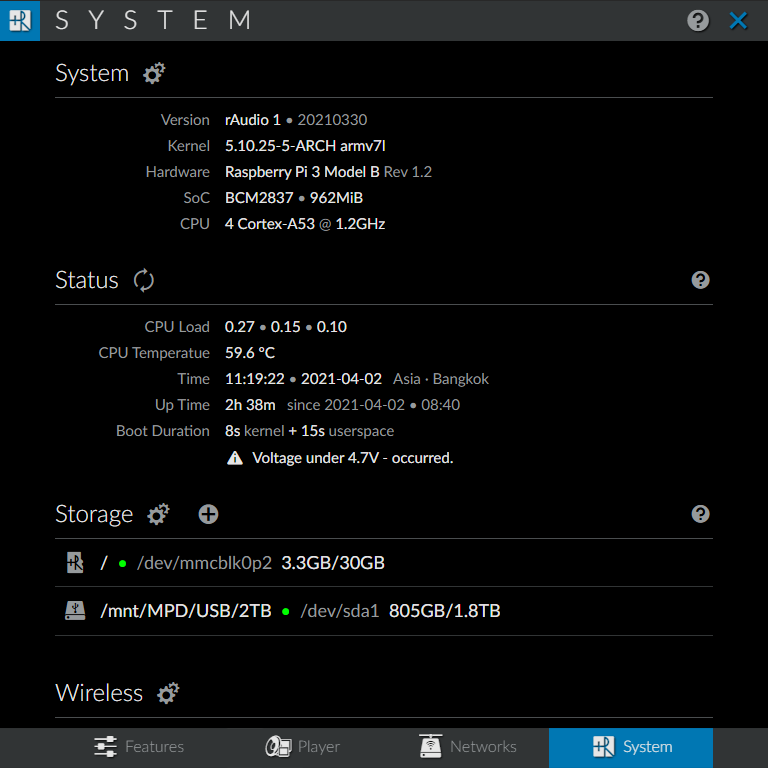
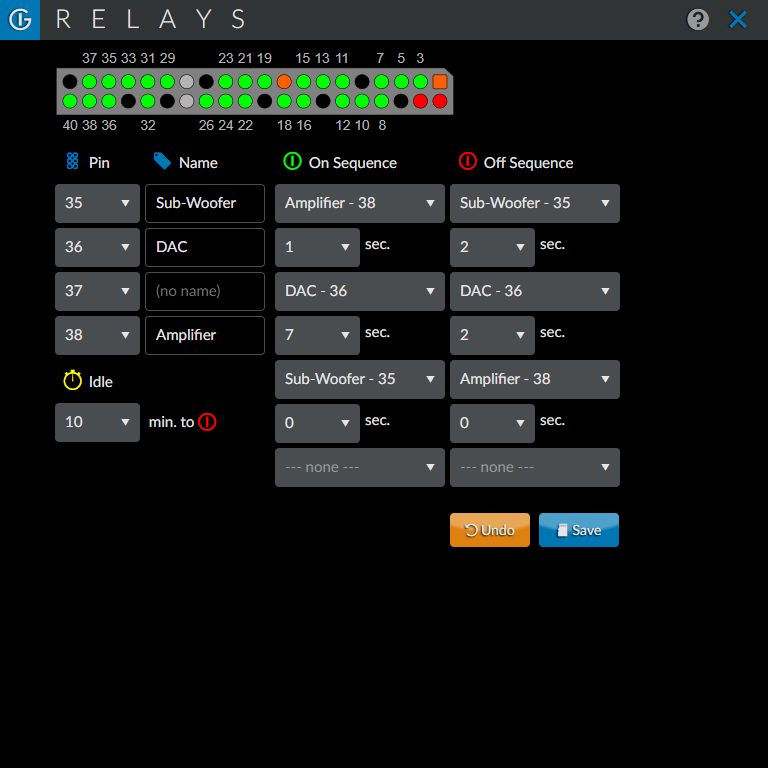
Two versions of the same layered image (768 × 768). Layer-by-layer changes:
renamed "Layer 43" to "Layer 44", showed it, painted on it over [0, 0, 768, 768]
showed "Layer 42" over [0, 0, 768, 768]
showed "system2", painted on it over [0, 0, 768, 768]
